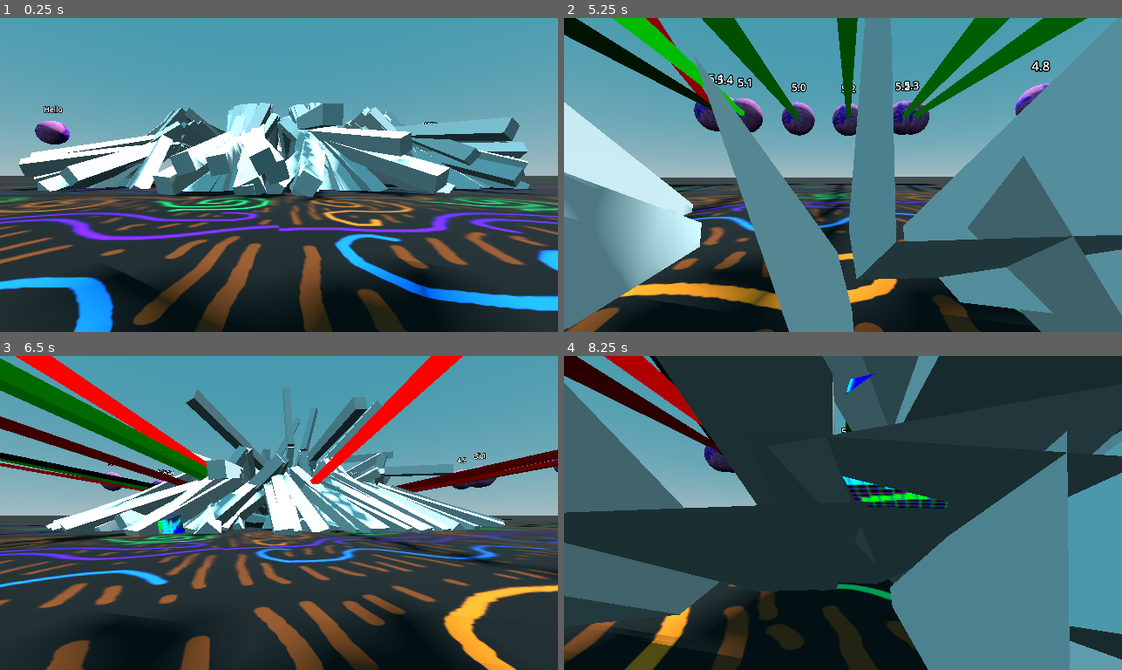
Above: before the commit, frames 1-4 (two rows, left to right).
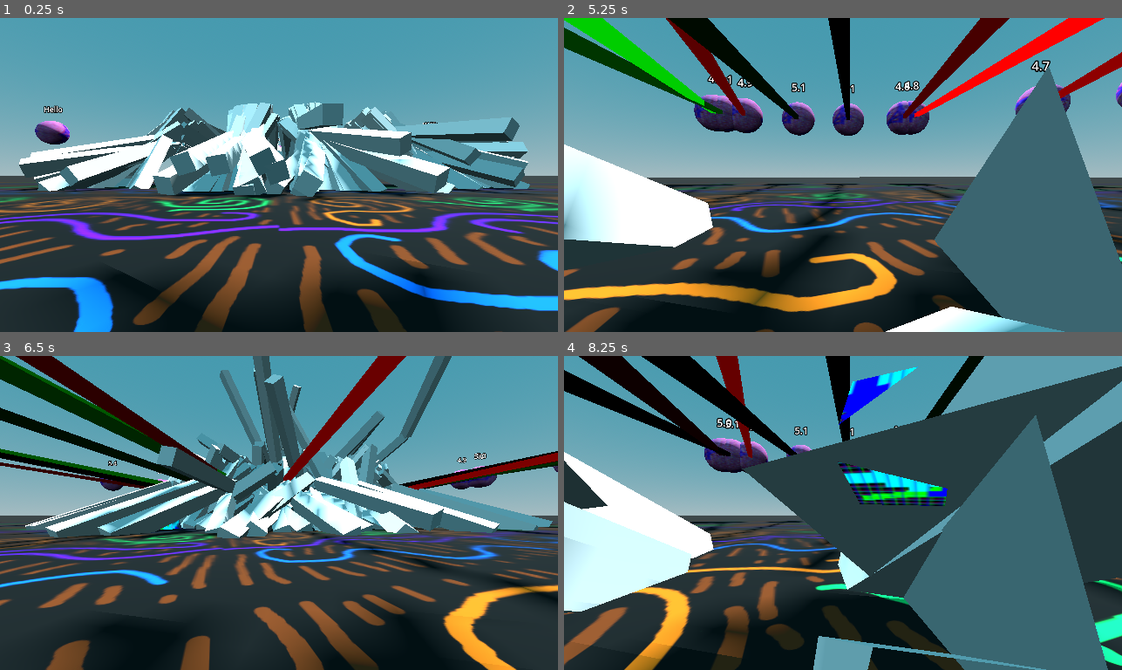
Above: after the commit, the same moments.

Repository: officialErnests/de-ai-ed
Game: Godot game, scene res://scenes/main.tscn
Two runs of this game, one before a commit and one after it. Both use one fixed random seed, a clock stepped at 60 frames per second and the inputs below.
Inputs (mouse positions are in pixels of both pictures, inside the frame that each line leads up to):
- Up to frame 1 (0.25 s): no input
- Up to frame 2 (5.25 s): tap Enter at 0.5 s; move the mouse to (870, 175) at 0.52 s; press the mouse at (870, 175) at 0.53 s; hold W (movement_forward) 0.53-1.25 s; release the mouse at (870, 175) at 1.25 s; drag from (731, 190) to (815, 237) at 1.27 s; move the mouse to (898, 105) at 2.02 s; hold D (movement_right) 2.03-2.75 s; hold Mouse wheel down (scroll_down) 2.03-2.75 s; drag from (815, 237) to (675, 127) at 2.77 s; move the mouse to (1010, 222) at 3.52 s; press the mouse at (1010, 222) at 3.53 s; hold A (movement_left) 3.53-4.25 s; release the mouse at (1010, 222) at 4.25 s; drag from (675, 127) to (759, 96) at 4.27 s; tap Space at 5 s; move the mouse to (870, 175) at 5.02 s; hold S (movement_backward) from 5.03 s (still down); hold Mouse wheel down (scroll_down) from 5.03 s (still down); click (870, 175) at 5.17 s
- Up to frame 3 (6.5 s): release S (movement_backward) at 5.75 s; release Mouse wheel down (scroll_down) at 5.75 s; drag from (195, 434) to (167, 528) at 5.77 s
- Up to frame 4 (8.25 s): move the mouse to (965, 497) at 6.52 s; press the mouse at (965, 497) at 6.53 s; hold W (movement_forward) 6.53-7.25 s; release the mouse at (965, 497) at 7.25 s; drag from (731, 528) to (815, 575) at 7.27 s; move the mouse to (898, 443) at 8.02 s; hold S (movement_backward) from 8.03 s (still down); hold Mouse wheel down (scroll_down) from 8.03 s (still down)

The runs differ from the first frame. In frame 1, 0.4% of the frame differs, in the area x 2-95%, y 26-57%; in frame 2, 52%; in frame 3, 28%; in frame 4, 66%, in the area x 0-100%, y 0-100%.

Commit message:
IT WORKS IT WORKS Neural network crafted :DD

Diff:
--- a/scenes/spider.tscn
+++ b/scenes/spider.tscn
@@ -485,6 +485,7 @@
 
 [node name="Spider" type="Node3D" node_paths=PackedStringArray("goal", "text", "line")]
 script = ExtResource("1_algeo")
+LAYER_COUNT = 2
 goal = NodePath("Goal")
 text = NodePath("Goal/Label3D")
 line = NodePath("Goal/MeshInstance3D")
@@ -765,10 +766,10 @@
 shape = SubResource("BoxShape3D_5iqwl")
 
 [node name="Physical Bone Leg_FL_l" type="PhysicalBone3D" parent="Skeleton3D/PhysicalBoneSimulator3D" groups=["Movable"]]
-transform = Transform3D(0.72792345, 0.46938565, 0.4998046, 0.029961886, 0.7064692, -0.70710933, -0.6850035, 0.5296965, 0.5001918, -0.73749995, 0.33587578, -0.4874999)
+transform = Transform3D(0.72792345, 0.46938565, 0.49980453, 0.02996188, 0.7064692, -0.70710933, -0.68500346, 0.5296965, 0.5001918, -0.73749995, 0.33587578, -0.4874999)
 joint_type = 5
-joint_offset = Transform3D(1, 0, 0, 0, 1, 0, 0, 0, 1, 0.00012995578, -3.829612e-06, 0.47500002)
-body_offset = Transform3D(0.6429591, 0.76590055, -0.00016967021, -0.00027358532, 8.106232e-06, -1.0000001, -0.76590043, 0.6429591, 0.00021469593, -2.9802322e-08, 0.47500014, 1.4901161e-08)
+joint_offset = Transform3D(1, 0, 0, 0, 1, 0, 0, 0, 1, 0.00012993584, -3.831347e-06, 0.47500002)
+body_offset = Transform3D(0.6429592, 0.76590055, -0.0001696404, -0.00027355552, 8.106232e-06, -1.0000001, -0.7659005, 0.6429591, 0.00021466613, -2.9802322e-08, 0.47500014, 1.4901161e-08)
 bone_name = "Leg_FL.l"
 joint_constraints/x/linear_limit_enabled = true
 joint_constraints/x/linear_limit_upper = 0.0
@@ -1135,10 +1136,10 @@
 shape = SubResource("CapsuleShape3D_c7em6")
 
 [node name="Physical Bone Leg_MbU_l" type="PhysicalBone3D" parent="Skeleton3D/PhysicalBoneSimulator3D" groups=["Movable"]]
-transform = Transform3D(0.98275197, 0.13828163, -0.12278781, -0.011135772, 0.7070192, 0.7071067, 0.1845932, -0.6935431, 0.6963644, 0.3280421, 0.3181982, -1.2597282)
+transform = Transform3D(0.98275197, 0.13828163, -0.12278782, -0.011135772, 0.7070192, 0.7071067, 0.1845932, -0.6935431, 0.6963644, 0.3280421, 0.3181982, -1.2597282)
 joint_type = 5
-joint_offset = Transform3D(1, 0, 0, 0, 1, 0, 0, 0, 1, -2.8647417e-08, 2.3915308e-07, 0.5)
-body_offset = Transform3D(0.25881916, -0.9659257, 2.3841858e-07, 1.3411045e-07, -1.7881393e-07, -0.9999998, 0.96592593, 0.25881913, 5.075708e-08, 1.1920929e-07, 0.4999999, -5.9604645e-08)
+joint_offset = Transform3D(1, 0, 0, 0, 1, 0, 0, 0, 1, -3.224577e-08, 2.381889e-07, 0.5)
+body_offset = Transform3D(0.25881916, -0.9659257, 2.3841858e-07, 1.3411045e-07, -1.7881393e-07, -0.9999998, 0.96592593, 0.25881913, 5.820766e-08, 1.1920929e-07, 0.4999999, -5.9604645e-08)
 bone_name = "Leg_MbU.l"
 joint_constraints/x/linear_limit_enabled = true
 joint_constraints/x/linear_limit_upper = 0.0
@@ -1209,10 +1210,10 @@
 shape = SubResource("CapsuleShape3D_c7em6")
 
 [node name="Physical Bone Leg_MfL_l" type="PhysicalBone3D" parent="Skeleton3D/PhysicalBoneSimulator3D" groups=["Movable"]]
-transform = Transform3D(0.9780143, 0.16855639, 0.1227881, -0.032958146, 0.7063384, -0.70710677, -0.2059173, 0.68751365, 0.6963643, -0.20832476, 0.33587748, -0.5807731)
+transform = Transform3D(0.9780143, 0.16855639, 0.12278812, -0.032958146, 0.7063384, -0.70710677, -0.2059173, 0.68751365, 0.6963643, -0.20832476, 0.33587748, -0.5807731)
 joint_type = 5
-joint_offset = Transform3D(1, 0, 0, 0, 1, 0, 0, 0, 1, 3.569247e-07, -1.1360265e-06, 0.47500134)
-body_offset = Transform3D(0.5000003, -0.86602557, 0, 4.4703484e-08, 5.9604645e-08, -1.0000002, 0.8660254, 0.5000003, 7.4505806e-08, -1.1622906e-06, 0.47500145, 2.2351742e-07)
+joint_offset = Transform3D(1, 0, 0, 0, 1, 0, 0, 0, 1, 3.630545e-07, -1.1324876e-06, 0.47500134)
+body_offset = Transform3D(0.5000003, -0.86602557, 0, 4.4703484e-08, 5.9604645e-08, -1.0000002, 0.8660254, 0.5000003, 5.9604645e-08, -1.1622906e-06, 0.47500145, 2.2351742e-07)
 bone_name = "Leg_MfL.l"
 joint_constraints/x/linear_limit_enabled = true
 joint_constraints/x/linear_limit_upper = 0.0
@@ -1431,10 +1432,10 @@
 shape = SubResource("CapsuleShape3D_c7em6")
 
 [node name="Physical Bone Leg_FU_r" type="PhysicalBone3D" parent="Skeleton3D/PhysicalBoneSimulator3D" groups=["Movable"]]
-transform = Transform3D(-0.7090169, -0.4972879, 0.49999982, 0.002708912, 0.7071011, 0.70710725, -0.70518637, 0.50270545, -0.49999952, -1.2249994, 0.31819797, 0.97500026)
+transform = Transform3D(-0.7090169, -0.4972879, 0.49999985, 0.002708912, 0.7071011, 0.70710725, -0.70518637, 0.50270545, -0.49999952, -1.2249994, 0.31819797, 0.97500026)
 joint_type = 5
-joint_offset = Transform3D(1, 0, 0, 0, 1, 0, 0, 0, 1, 6.098564e-07, -1.2665983e-07, 0.49999994)
-body_offset = Transform3D(0.9063078, 0.42261782, -4.4703484e-08, -3.874302e-07, 8.940697e-07, -1, -0.4226179, 0.9063079, 7.4505806e-07, -4.7683716e-07, 0.49999994, 0)
+joint_offset = Transform3D(1, 0, 0, 0, 1, 0, 0, 0, 1, 5.9635136e-07, -1.3295731e-07, 0.49999994)
+body_offset = Transform3D(0.9063078, 0.42261782, -1.4901161e-08, -3.874302e-07, 8.940697e-07, -1, -0.4226179, 0.9063079, 7.4505806e-07, -4.7683716e-07, 0.49999994, 0)
 bone_name = "Leg_FU.r"
 joint_constraints/x/linear_limit_enabled = true
 joint_constraints/x/linear_limit_upper = 0.0
@@ -1505,10 +1506,10 @@
 shape = SubResource("CapsuleShape3D_c7em6")
 
 [node name="Physical Bone Leg_BL_r" type="PhysicalBone3D" parent="Skeleton3D/PhysicalBoneSimulator3D" groups=["Movable"]]
-transform = Transform3D(-0.72431505, -0.47473025, -0.49999902, 0.024957392, 0.7066661, -0.70710695, 0.6890174, -0.5246468, -0.50000083, 0.7375001, 0.33587572, 0.4874999)
+transform = Transform3D(-0.72431505, -0.47473025, -0.499999, 0.024957392, 0.7066661, -0.70710695, 0.6890174, -0.5246468, -0.5000008, 0.7375001, 0.33587572, 0.4874999)
 joint_type = 5
-joint_offset = Transform3D(1, 0, 0, 0, 1, 0, 0, 0, 1, 6.1435566e-07, 1.11353636e-07, 0.475)
-body_offset = Transform3D(0.17364812, -0.98480785, -1.1920929e-07, -1.3411045e-06, -1.4901161e-07, -1, 0.98480797, 0.17364815, -1.2516975e-06, 5.9604645e-08, 0.475, -2.9802322e-08)
+joint_offset = Transform3D(1, 0, 0, 0, 1, 0, 0, 0, 1, 6.3075487e-07, 9.987078e-08, 0.475)
+body_offset = Transform3D(0.17364812, -0.98480785, -1.4901161e-07, -1.3411045e-06, -1.4901161e-07, -1, 0.98480797, 0.17364815, -1.2814999e-06, 5.9604645e-08, 0.475, -2.9802322e-08)
 bone_name = "Leg_BL.r"
 joint_constraints/x/linear_limit_enabled = true
 joint_constraints/x/linear_limit_upper = 0.0
@@ -1579,10 +1580,10 @@
 shape = SubResource("CapsuleShape3D_c7em6")
 
 [node name="Physical Bone Leg_BU_r" type="PhysicalBone3D" parent="Skeleton3D/PhysicalBoneSimulator3D" groups=["Movable"]]
-transform = Transform3D(-0.70036596, 0.50939894, -0.5000003, 0.009444355, 0.7070445, 0.70710605, 0.7137215, 0.4905108, -0.50000083, 1.2250001, 0.3181979, 0.9750002)
+transform = Transform3D(-0.70036596, 0.50939894, -0.50000024, 0.009444355, 0.7070445, 0.70710605, 0.7137215, 0.49051082, -0.50000083, 1.2250001, 0.3181979, 0.9750002)
 joint_type = 5
-joint_offset = Transform3D(1, 0, 0, 0, 1, 0, 0, 0, 1, 9.227746e-08, 4.866811e-07, 0.50000036)
-body_offset = Transform3D(-0.6427877, -0.7660442, 9.834766e-07, -5.066395e-07, -8.6426735e-07, -0.9999999, 0.7660443, -0.6427877, 2.4586916e-07, -5.9604645e-08, 0.50000024, 1.1920929e-07)
+joint_offset = Transform3D(1, 0, 0, 0, 1, 0, 0, 0, 1, 6.944756e-08, 5.058376e-07, 0.5000003)
+body_offset = Transform3D(-0.6427877, -0.76604414, 9.834766e-07, -5.066395e-07, -8.791685e-07, -0.9999999, 0.7660443, -0.6427877, 3.054738e-07, -5.9604645e-08, 0.50000024, 1.1920929e-07)
 bone_name = "Leg_BU.r"
 joint_constraints/x/linear_limit_enabled = true
 joint_constraints/x/linear_limit_upper = 0.0
@@ -1653,10 +1654,10 @@
 shape = SubResource("CapsuleShape3D_c7em6")
 
 [node name="Physical Bone Leg_MbL_r" type="PhysicalBone3D" parent="Skeleton3D/PhysicalBoneSimulator3D" groups=["Movable"]]
-transform = Transform3D(-0.988315, -0.090314806, -0.122787565, 0.023268193, 0.7067238, -0.7071069, 0.15063912, -0.7017013, -0.6963643, 0.2083242, 0.33587572, 0.580773)
+transform = Transform3D(-0.988315, -0.090314806, -0.12278756, 0.023268193, 0.7067238, -0.7071068, 0.15063912, -0.7017013, -0.6963642, 0.2083242, 0.33587572, 0.580773)
 joint_type = 5
-joint_offset = Transform3D(1, 0, 0, 0, 1, 0, 0, 0, 1, 8.983529e-08, 3.300788e-08, 0.47500002)
-body_offset = Transform3D(-0.25881976, -0.9659256, 1.7881393e-07, -2.0861626e-07, -8.940697e-08, -0.9999999, 0.9659255, -0.2588197, -1.4901161e-07, -2.9802322e-08, 0.47499996, -7.450581e-09)
+joint_offset = Transform3D(1, 0, 0, 0, 1, 0, 0, 0, 1, 1.0033603e-07, 4.4849678e-08, 0.47499996)
+body_offset = Transform3D(-0.25881976, -0.9659256, 2.0861626e-07, -2.0861626e-07, -8.940697e-08, -1, 0.9659255, -0.2588197, -1.6391277e-07, -2.9802322e-08, 0.47499996, -7.450581e-09)
 bone_name = "Leg_MbL.r"
 joint_constraints/x/linear_limit_enabled = true
 joint_constraints/x/linear_limit_upper = 0.0
@@ -1727,10 +1728,10 @@
 shape = SubResource("CapsuleShape3D_c7em6")
 
 [node name="Physical Bone Leg_MbU_r" type="PhysicalBone3D" parent="Skeleton3D/PhysicalBoneSimulator3D" groups=["Movable"]]
-transform = Transform3D(-0.9827518, 0.1382814, -0.122789845, 0.011134148, 0.7070193, 0.70710665, 0.1845945, 0.6935431, -0.6963641, 0.32804227, 0.318198, 1.2597282)
+transform = Transform3D(-0.9827517, 0.13828138, -0.12278986, 0.011134132, 0.7070193, 0.70710665, 0.18459448, 0.6935431, -0.6963641, 0.32804227, 0.318198, 1.2597282)
 joint_type = 5
-joint_offset = Transform3D(1, 0, 0, 0, 1, 0, 0, 0, 1, -1.0589936e-06, 1.7576878e-07, 0.4999999)
-body_offset = Transform3D(-0.25881904, -0.9659258, -2.0861626e-07, 2.0861626e-06, -3.5762787e-07, -1.0000001, 0.9659257, -0.25881904, 2.1368032e-06, 0, 0.5, 0)
+joint_offset = Transform3D(1, 0, 0, 0, 1, 0, 0, 0, 1, -1.051797e-06, 1.7384042e-07, 0.49999994)
+body_offset = Transform3D(-0.25881904, -0.9659258, -2.0861626e-07, 2.0861626e-06, -3.2782555e-07, -1.0000001, 0.96592575, -0.25881907, 2.121902e-06, 0, 0.5, 0)
 bone_name = "Leg_MbU.r"
 joint_constraints/x/linear_limit_enabled = true
 joint_constraints/x/linear_limit_upper = 0.0
@@ -1875,10 +1876,10 @@
 shape = SubResource("CapsuleShape3D_c7em6")
 
 [node name="Physical Bone Leg_MfU_r" type="PhysicalBone3D" parent="Skeleton3D/PhysicalBoneSimulator3D" groups=["Movable"]]
-transform = Transform3D(-0.9850555, -0.12078359, 0.12278857, 0.0014393724, 0.70710564, 0.7071066, -0.17223135, 0.69671595, -0.6963644, -0.32804242, 0.31819814, 1.2597282)
+transform = Transform3D(-0.9850555, -0.120783575, 0.12278858, 0.0014393724, 0.70710564, 0.70710653, -0.17223135, 0.6967159, -0.69636446, -0.32804242, 0.31819814, 1.2597282)
 joint_type = 5
-joint_offset = Transform3D(1, 0, 0, 0, 1, 0, 0, 0, 1, 3.4645245e-07, 2.8312172e-07, 0.50000006)
-body_offset = Transform3D(-1.4305115e-06, -0.9999997, 5.662441e-07, -7.748604e-07, -6.2584877e-07, -0.9999999, 1, -1.4007092e-06, -6.92904e-07, 0, 0.5, 0)
+joint_offset = Transform3D(1, 0, 0, 0, 1, 0, 0, 0, 1, 3.5017766e-07, 2.3841817e-07, 0.50000006)
+body_offset = Transform3D(-1.4305115e-06, -0.99999976, 4.7683716e-07, -7.748604e-07, -5.9604645e-07, -0.9999999, 1, -1.4007092e-06, -7.003546e-07, 0, 0.5, 0)
 bone_name = "Leg_MfU.r"
 joint_constraints/x/linear_limit_enabled = true
 joint_constraints/x/linear_limit_upper = 0.0
--- a/scripts/agent.gd
+++ b/scripts/agent.gd
@@ -1,6 +1,9 @@
 extends Node3D
 
-
+@export_category("Neurons")
+@export var NEURONS_IN_LAYER := 51
+@export var LAYER_COUNT := 1
+@export_category("Others")
 @export var goal: Node3D
 @export var text: Label3D
 @export var line: MeshInstance3D
@@ -8,9 +11,18 @@
 @onready var spider = spider_skel.spider
 var prev_range = INF
 
-
+var neuron_layers = []
 # Called when the node enters the scene tree for the first time.
 func _ready() -> void:
+	if LAYER_COUNT == 1:
+		neuron_layers.append(Neuron_Layer.new(51, NEURONS_IN_LAYER))
+	else:
+		for iter_layer in LAYER_COUNT:
+			if iter_layer == 0:
+				neuron_layers.append(Neuron_Layer.new(51, NEURONS_IN_LAYER))
+			else:
+				neuron_layers.append(Neuron_Layer.new(NEURONS_IN_LAYER, NEURONS_IN_LAYER))
+	neuron_layers.append(Neuron_Layer.new(NEURONS_IN_LAYER, 16))
 	genGoal()
 	var res = []
 	for i in range(8):
@@ -23,11 +35,10 @@
 	timesss += delta
 	if timesss > 1:
 		timesss = 0
+		var calculation = calculate(spider.getData())
 		var res = []
-		spider.getData()
-		for i in range(8):
-			res.append(rVector3D())
-			res.append(rVector3D())
+		for i in range(calculation.size() / 3.0):
+			res.append(Vector3(calculation[i], calculation[i + 1], calculation[i + 2]))
 		spider.setVel(res)
 		updateVisualisation()
 
@@ -47,13 +58,18 @@
 	line.global_position = (goal.global_position + spider_skel.global_position) / 2
 	line.look_at(spider_skel.global_position, Vector3.UP)
 
+func calculate(p_inputs):
+	var inputs = p_inputs
+	for iter_neuron_layer in neuron_layers:
+		inputs = iter_neuron_layer.calc(inputs)
+	return inputs
+
 class Neuron_Layer:
 	var neurons = []
-	var output_size
-	func _init(p_inputs, p_neurons, p_outputs) -> void:
-		output_size = p_outputs
-		for i in p_neurons:
+	func _init(p_inputs, p_neurons) -> void:
+		for i in range(p_neurons):
 			neurons.append(Neuron.new(p_inputs))
+			neurons[i].scramble()
 
 	func calc(p_inputs):
 		var result = []
@@ -75,8 +91,8 @@
 
 	func calc(p_inputs):
 		var sum = 0
-		for iter in range(p_inputs.size()):
-			sum += p_inputs[iter] * weights
+		for iter in range(inputs_size):
+			sum += p_inputs[iter] * weights[iter]
 		sum += bias
 		sum = clamp(sum, -1, 1)
 		return sum
--- a/scripts/spidersss.gd
+++ b/scripts/spidersss.gd
@@ -11,7 +11,6 @@
 			temp_spider.position = position
 			var temp_node = temp_spider.get_node("Skeleton3D/PhysicalBoneSimulator3D")
 			temp_node.setCollLayers(x + 2)
-			print(x + 2)
 			add_child(temp_spider)
 
 
